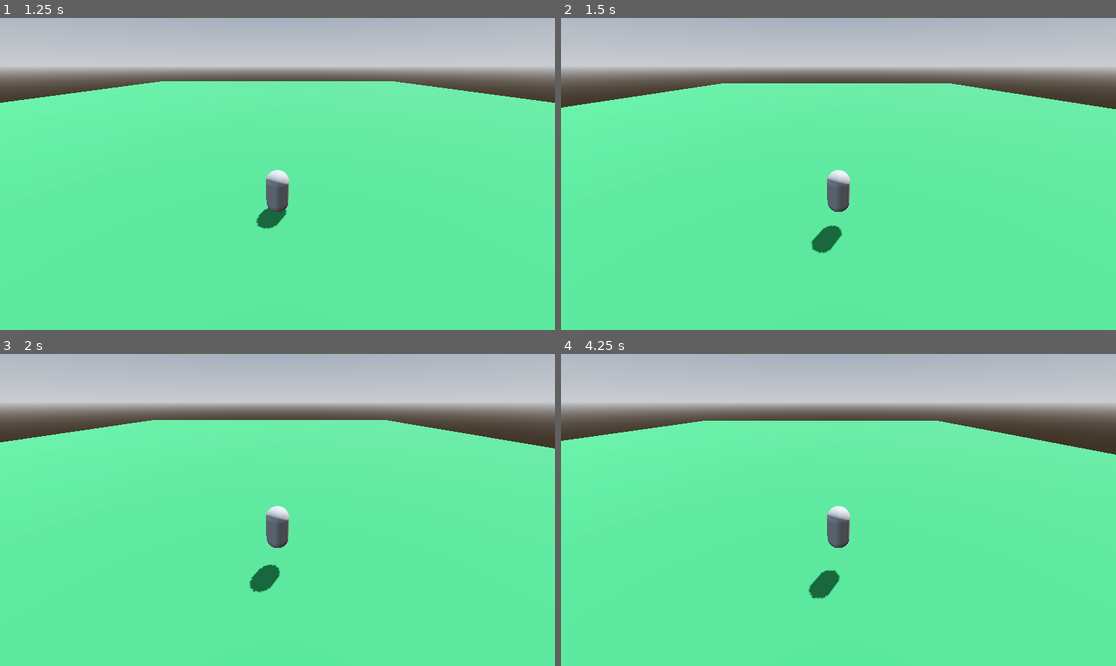
Above: before the commit, frames 1-4 (two rows, left to right).
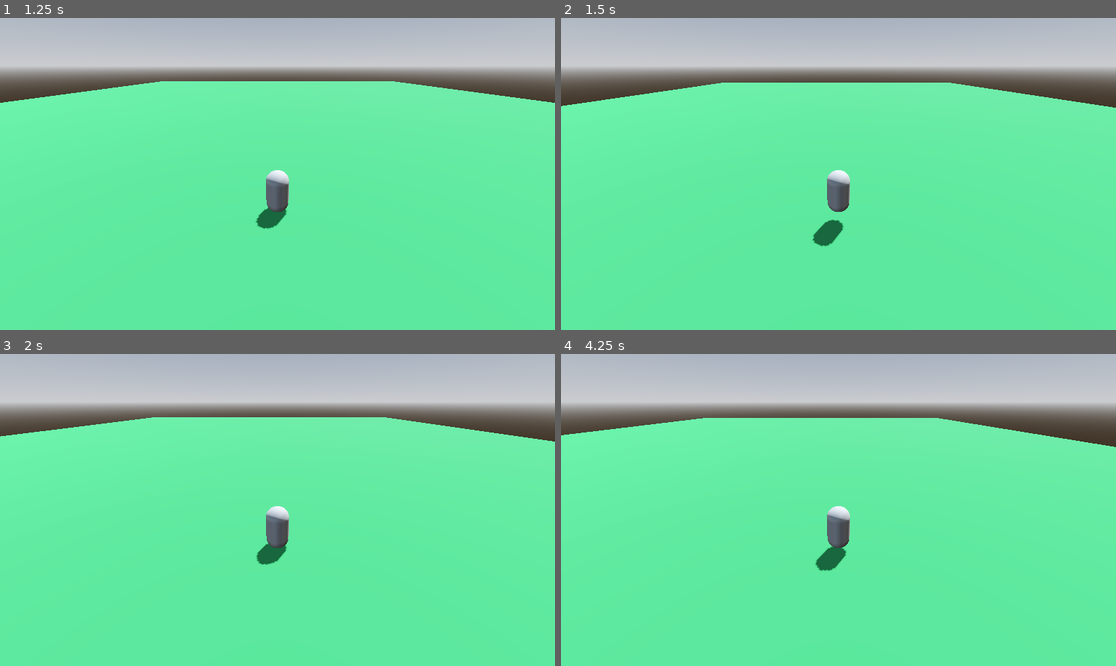
Above: after the commit, the same moments.

Repository: markfitz2014/merge-conflicts-demo
Game: Godot game, scene res://Scenes/Menu/menu.tscn
Same seed, same stepped clock (60 frames per second), same inputs: the game is played once before the commit and once after it.
Inputs:
- Up to frame 1 (1.25 s): click "PLAY" at 0.5 s
- Up to frame 2 (1.5 s): tap Enter (ui_accept) at 1.25 s; hold Right (ui_right) from 1.28 s (still down)
- Up to frame 3 (2 s): keep holding Right (ui_right); tap Enter (ui_accept) at 1.52 s
- Up to frame 4 (4.25 s): release Right (ui_right) at 2.03 s; hold Down (ui_down) 2.03-2.78 s; tap Enter (ui_accept) at 2.27, 3.77 s; hold Right (ui_right) 2.78-3.53 s; hold Up (ui_up) from 3.53 s (still down)

Frame 1 is identical in both runs. In frame 2, 0.5% of the frame differs, in the area x 0-100%, y 20-76%; in frame 3, 1.8%; in frame 4, 1.9%, in the area x 0-100%, y 20-79%.

Commit message:
Added gravity mod var.
Added gravity mod and set it in gravity.

Diff:
--- a/Scenes/Player/player.gd
+++ b/Scenes/Player/player.gd
@@ -4,12 +4,14 @@
 const SPEED = 5.0
 const JUMP_VELOCITY = 4.9
 
+var gravity_mod = 2.0
+
 
 
 func _physics_process(delta: float) -> void:
 	# Add the gravity.
 	if not is_on_floor():
-		velocity += get_gravity() * delta
+		velocity += get_gravity() * delta * gravity_mod
 
 	# Handle jump.
 	if Input.is_action_just_pressed("ui_accept") and is_on_floor():
